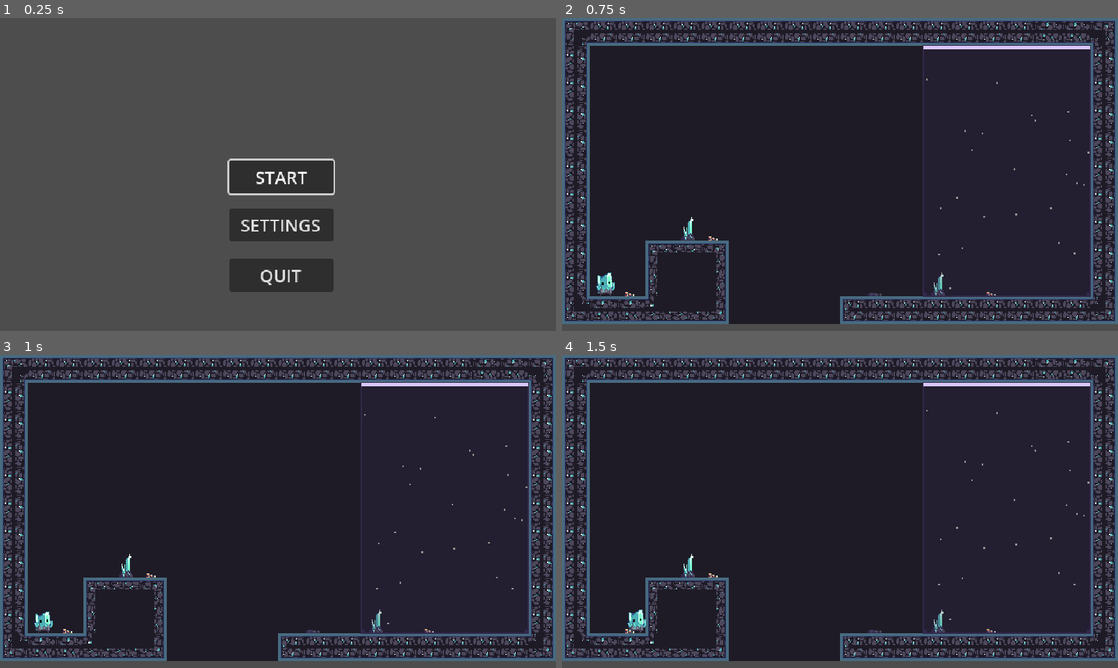
Above: before the commit, frames 1-4 (two rows, left to right).
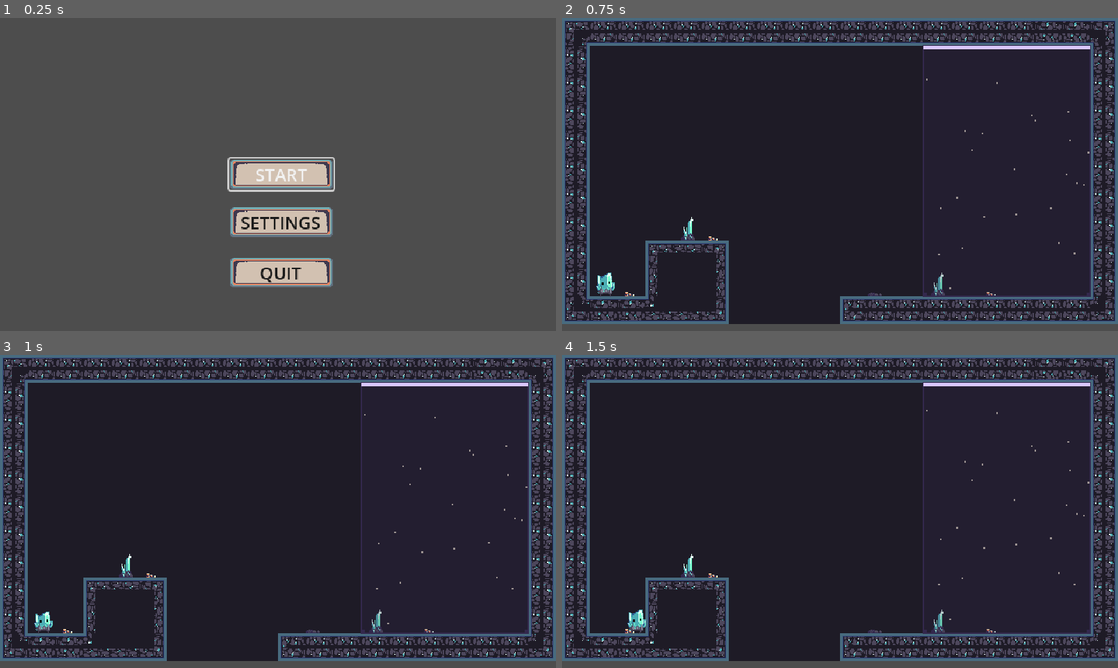
Above: after the commit, the same moments.

Repository: jmx2033/GRAVSWITCH
Game: Godot game, scene res://Scenes/mainmenu.tscn
Two runs of this game, one before a commit and one after it. Both use one fixed random seed, a clock stepped at 60 frames per second and the inputs below.
Inputs:
- Up to frame 1 (0.25 s): no input
- Up to frame 2 (0.75 s): click "START" at 0.5 s
- Up to frame 3 (1 s): no input
- Up to frame 4 (1.5 s): hold D (move_right) from 1.28 s (still down)

The runs differ from the first frame. In frame 1, 6.2% of the frame differs, in the area x 40-61%, y 44-88%; in frame 2, nothing differs; in frame 3, nothing differs; in frame 4, nothing differs.

Commit message:
art(ui): 接入新按钮底图，文字改深灰色 [P1-5]

Diff:
--- a/Scenes/mainmenu.tscn
+++ b/Scenes/mainmenu.tscn
@@ -1,6 +1,7 @@
 [gd_scene format=3 uid="uid://bwgx3km5n5imc"]
 
 [ext_resource type="Script" uid="uid://1rcdnt6jpwoh" path="res://Scripts/main_menu.gd" id="1_tt5f1"]
+[ext_resource type="Texture2D" path="res://Art/ui/ui_button.png" id="2_btn"]
 
 [sub_resource type="StyleBoxFlat" id="StyleBoxFlat_frost"]
 bg_color = Color(0.12, 0.1, 0.18, 0.85)
@@ -16,6 +17,30 @@
 shadow_color = Color(0, 0, 0, 0.45)
 shadow_size = 8
 
+
+[sub_resource type="StyleBoxTexture" id="StyleBoxTexture_btn_normal"]
+content_margin_left = 12.0
+content_margin_top = 4.0
+content_margin_right = 12.0
+content_margin_bottom = 4.0
+texture = ExtResource("2_btn")
+texture_margin_left = 6.0
+texture_margin_top = 6.0
+texture_margin_right = 6.0
+texture_margin_bottom = 6.0
+
+[sub_resource type="StyleBoxTexture" id="StyleBoxTexture_btn_hover"]
+content_margin_left = 12.0
+content_margin_top = 4.0
+content_margin_right = 12.0
+content_margin_bottom = 4.0
+texture = ExtResource("2_btn")
+texture_margin_left = 6.0
+texture_margin_top = 6.0
+texture_margin_right = 6.0
+texture_margin_bottom = 6.0
+modulate_color = Color(1.2, 1.2, 1.2, 1)
+
 [node name="mainmenu" type="Control" unique_id=2074724687]
 layout_mode = 3
 anchors_preset = 15
@@ -35,11 +60,15 @@
 offset_left = -56.0
 offset_top = -16.0
 offset_right = 64.0
-offset_bottom = 22.0
-grow_horizontal = 2
-grow_vertical = 2
+offset_bottom = 16.0
+grow_horizontal = 2
+grow_vertical = 2
+theme_override_colors/font_color = Color(0.102, 0.102, 0.102, 1)
 theme_override_font_sizes/font_size = 20
 text = "START"
+theme_override_styles/normal = SubResource("StyleBoxTexture_btn_normal")
+theme_override_styles/hover = SubResource("StyleBoxTexture_btn_hover")
+theme_override_styles/pressed = SubResource("StyleBoxTexture_btn_normal")
 
 [node name="ButtonSettings" type="Button" parent="." unique_id=1326681747]
 layout_mode = 1
@@ -51,11 +80,15 @@
 offset_left = -56.0
 offset_top = 39.0
 offset_right = 64.0
-offset_bottom = 77.0
-grow_horizontal = 2
-grow_vertical = 2
+offset_bottom = 71.0
+grow_horizontal = 2
+grow_vertical = 2
+theme_override_colors/font_color = Color(0.102, 0.102, 0.102, 1)
 theme_override_font_sizes/font_size = 20
 text = "SETTINGS"
+theme_override_styles/normal = SubResource("StyleBoxTexture_btn_normal")
+theme_override_styles/hover = SubResource("StyleBoxTexture_btn_hover")
+theme_override_styles/pressed = SubResource("StyleBoxTexture_btn_normal")
 
 [node name="ButtonQuit" type="Button" parent="." unique_id=1326681748]
 layout_mode = 1
@@ -67,11 +100,15 @@
 offset_left = -56.0
 offset_top = 97.0
 offset_right = 64.0
-offset_bottom = 135.0
-grow_horizontal = 2
-grow_vertical = 2
+offset_bottom = 129.0
+grow_horizontal = 2
+grow_vertical = 2
+theme_override_colors/font_color = Color(0.102, 0.102, 0.102, 1)
 theme_override_font_sizes/font_size = 20
 text = "QUIT"
+theme_override_styles/normal = SubResource("StyleBoxTexture_btn_normal")
+theme_override_styles/hover = SubResource("StyleBoxTexture_btn_hover")
+theme_override_styles/pressed = SubResource("StyleBoxTexture_btn_normal")
 
 [node name="SettingsPanel" type="Control" parent="." unique_id=2074724688]
 visible = false
Binary file added: Art/ui/ui_button.png
Not shown, added: Art/ui/ui_button.png.import
